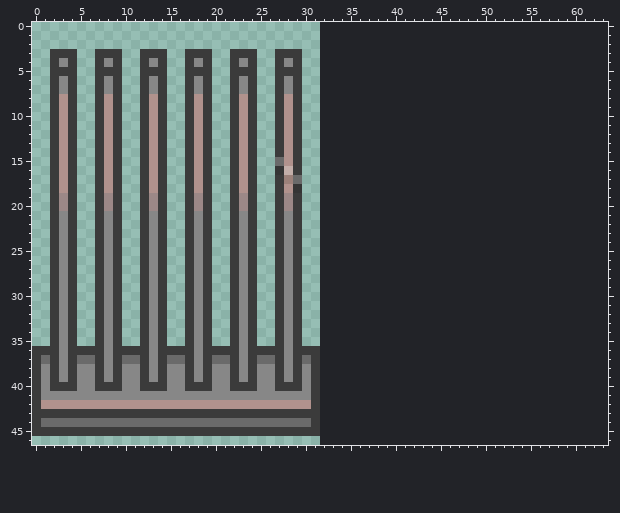
Pixel-art sprite -- core/assets/GateClosed.png. Above: the version before the commit.
The file is 32x47 pixels. Colours within 5 levels of each other are drawn and written as one. The old version is drawn lined up with the new one, on the new canvas.
Once edited:
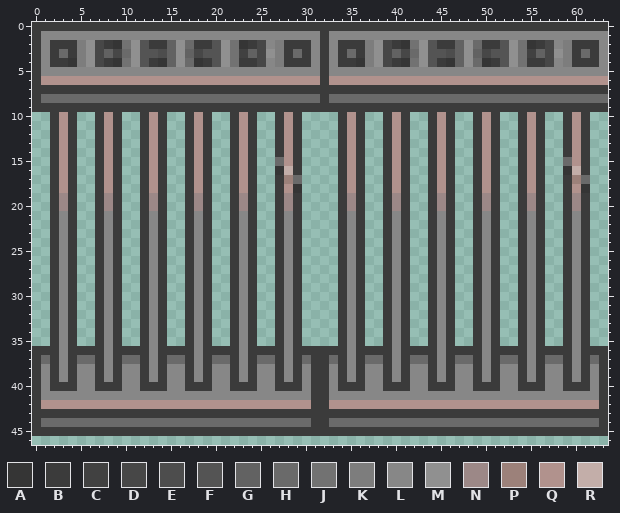
Palette (. is transparent): A #353535  B #3b3b3b  C #414141  D #474747  E #4d4d4d  F #545454  G #626262  H #6a6a6a  J #727272  K #7d7d7d  L #878787  M #909090  N #9c8887  P #9c817a  Q #b1928d  R #c3aea9
Difference:
canvas 32x47 -> 64x47
y 0: x 0..63 ................................................................ -> BBBBBBBBBBBBBBBBBBBBBBBBBBBBBBBBBBBBBBBBBBBBBBBBBBBBBBBBBBBBBBBB
y 1: x 0..63 ................................................................ -> BLLLLLLLLLLLLLLLLLLLLLLLLLLLLLLLBLLLLLLLLLLLLLLLLLLLLLLLLLLLLLLL
y 2: x 0..63 ................................................................ -> BLBBBKMDBAJMFBBGMHBBFMJABDLKBBBLBLBBBKMDBAJMFBBGMHBBFMJABDLKBBBL
y 3: x 0..1 .. -> BL; x 3 B -> H; x 5..27 ..BBB..BBB..BBB..BBB..B -> KMDGDHMFFEGMGDFFMJCGDMK; x 29..63 B.................................. -> HBLBLBHBKMDGDHMFFEGMGDFFMJCGDMKBHBL
y 4: x 0..1 .. -> BL; x 3..18 LB..BLB..BLB..BL -> BAKMDBAJMFBAGMHA; x 20..23 ..BL -> FMJB; x 25..28 ..BL -> DLKB; x 30..63 .................................. -> BLBLBBAKMDBAJMFBAGMHABFMJBBDLKBBBL
y 5: x 0..63 ..BBB..BBB..BBB..BBB..BBB..BBB.................................. -> BLLLLLLLLLLLLLLLLLLLLLLLLLLLLLLLBLLLLLLLLLLLLLLLLLLLLLLLLLLLLLLL
y 6: x 0..63 ..BLB..BLB..BLB..BLB..BLB..BLB.................................. -> BQQQQQQQQQQQQQQQQQQQQQQQQQQQQQQQBQQQQQQQQQQQQQQQQQQQQQQQQQQQQQQQ
y 7: x 0..1 .. -> BB; x 3 L -> B; x 5..6 .. -> BB; x 8 L -> B; x 10..11 .. -> BB; x 13 L -> B; x 15..16 .. -> BB; x 18 L -> B; x 20..21 .. -> BB; x 23 L -> B; x 25..26 .. -> BB; x 28 L -> B; x 30..63 .................................. -> BBBBBBBBBBBBBBBBBBBBBBBBBBBBBBBBBB
y 8: x 0..63 ..BQB..BQB..BQB..BQB..BQB..BQB.................................. -> BHHHHHHHHHHHHHHHHHHHHHHHHHHHHHHHBHHHHHHHHHHHHHHHHHHHHHHHHHHHHHHH
y 9: x 0..1 .. -> BB; x 3 Q -> B; x 5..6 .. -> BB; x 8 Q -> B; x 10..11 .. -> BB; x 13 Q -> B; x 15..16 .. -> BB; x 18 Q -> B; x 20..21 .. -> BB; x 23 Q -> B; x 25..26 .. -> BB; x 28 Q -> B; x 30..63 .................................. -> BBBBBBBBBBBBBBBBBBBBBBBBBBBBBBBBBB
y 10..14: x 34..36 ... -> BQB; x 39..41 ... -> BQB; x 44..46 ... -> BQB; x 49..51 ... -> BQB; x 54..56 ... -> BQB; x 59..61 ... -> BQB
y 15: x 34..36 ... -> BQB; x 39..41 ... -> BQB; x 44..46 ... -> BQB; x 49..51 ... -> BQB; x 54..56 ... -> BQB; x 59..61 ... -> HQB
y 16: x 34..36 ... -> BQB; x 39..41 ... -> BQB; x 44..46 ... -> BQB; x 49..51 ... -> BQB; x 54..56 ... -> BQB; x 59..61 ... -> ARB
y 17: x 34..36 ... -> BQB; x 39..41 ... -> BQB; x 44..46 ... -> BQB; x 49..51 ... -> BQB; x 54..56 ... -> BQB; x 59..61 ... -> BPH
y 18: x 34..36 ... -> BQB; x 39..41 ... -> BQB; x 44..46 ... -> BQB; x 49..51 ... -> BQB; x 54..56 ... -> BQB; x 59..61 ... -> BQA
y 19..20: x 34..36 ... -> BNB; x 39..41 ... -> BNB; x 44..46 ... -> BNB; x 49..51 ... -> BNB; x 54..56 ... -> BNB; x 59..61 ... -> BNB
y 21..35: x 34..36 ... -> BLB; x 39..41 ... -> BLB; x 44..46 ... -> BLB; x 49..51 ... -> BLB; x 54..56 ... -> BLB; x 59..61 ... -> BLB
y 36: x 32..63 ................................ -> BBBLBBBBLBBBBLBBBBLBBBBLBBBBLBBB
y 37: x 32..63 ................................ -> BHBLBHHBLBHHBLBHHBLBHHBLBHHBLBHB
y 38..39: x 32..63 ................................ -> BLBLBLLBLBLLBLBLLBLBLLBLBLLBLBLB
y 40: x 32..63 ................................ -> BLBBBLLBBBLLBBBLLBBBLLBBBLLBBBLB
y 41: x 32..63 ................................ -> BLLLLLLLLLLLLLLLLLLLLLLLLLLLLLLB
y 42: x 32..63 ................................ -> BQQQQQQQQQQQQQQQQQQQQQQQQQQQQQQB
y 43: x 32..63 ................................ -> BBBBBBBBBBBBBBBBBBBBBBBBBBBBBBBB
y 44: x 32..63 ................................ -> BHHHHHHHHHHHHHHHHHHHHHHHHHHHHHHB
y 45: x 32..63 ................................ -> BBBBBBBBBBBBBBBBBBBBBBBBBBBBBBBB
